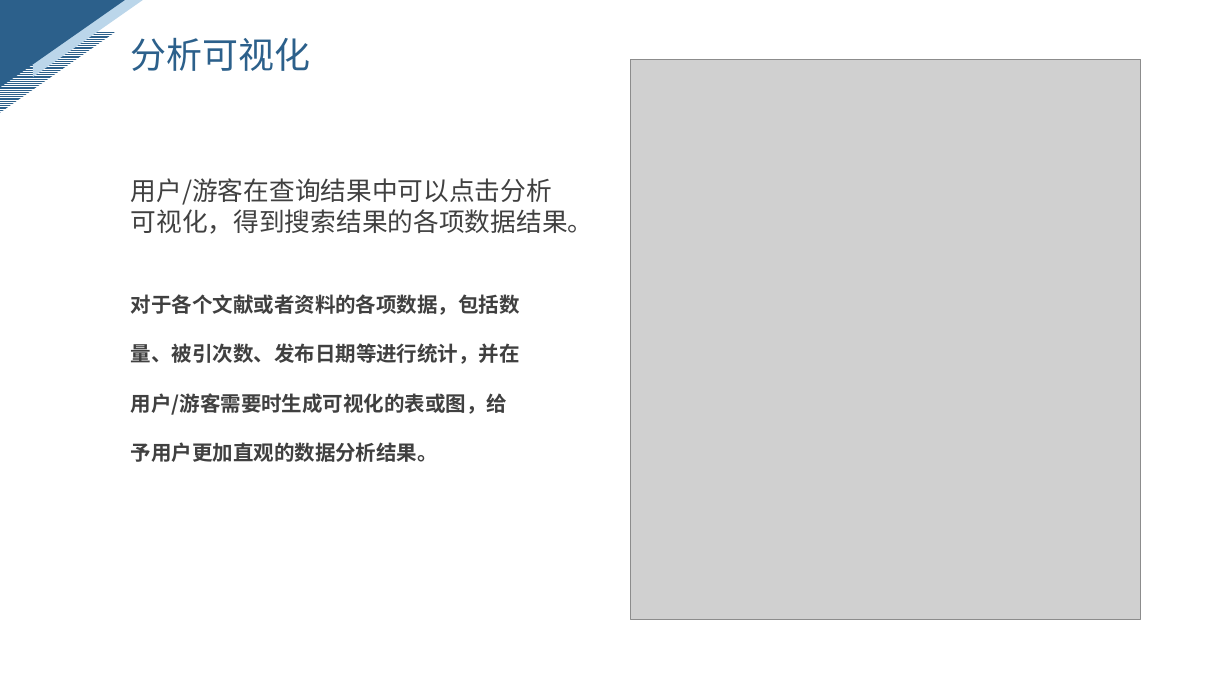
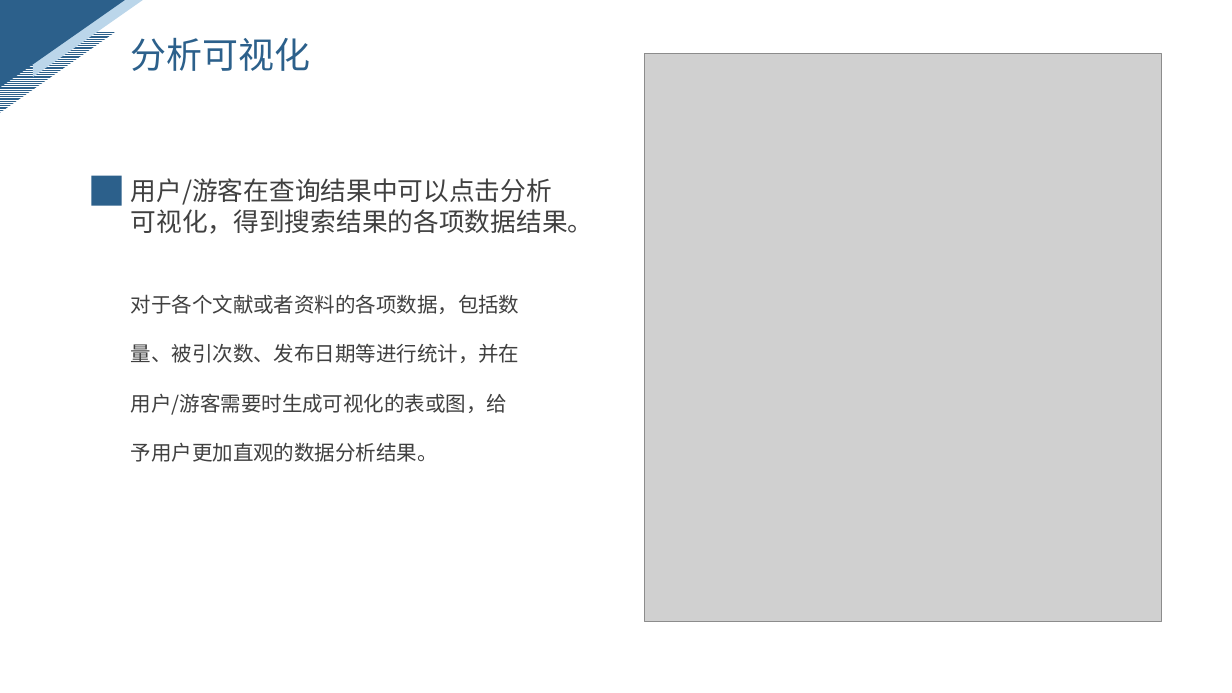
Before and after one commit to ZhangYHe/BIT-2023-ZYGC, a slide deck: slide 11 of doc/问题陈述.pptx. Drawn at 1232x693 pixels with LibreOffice and Linux fonts; fonts in the diff are those of the drawing; grey boxes stand for pictures. Boxes give left, top, right and bottom in pixels: in the first picture for what was removed or moved away, otherwise in the second. Text is boxed around its words. In the diff, an @@ line names an element or a change of style, - is before the commit and + after.

```diff
--- a/doc/问题陈述.pptx
+++ b/doc/问题陈述.pptx
@@ picture: place and size @@
-picture at box(630, 59, 1141, 619)
+picture at box(644, 54, 1162, 621)
@@ rectangle added at box(91, 176, 122, 206), fill #2C608B @@
@@ text "对于各个文献或者资料的各项数据，包括数量、被引次数、发布日期等进行统计，并在用户/游客需要时生成可视化的表或图，给予用户 ..." at box(131, 294, 520, 462): bold off @@
```
Also in this commit, not shown: 7 other slides changed, 1 other file.
